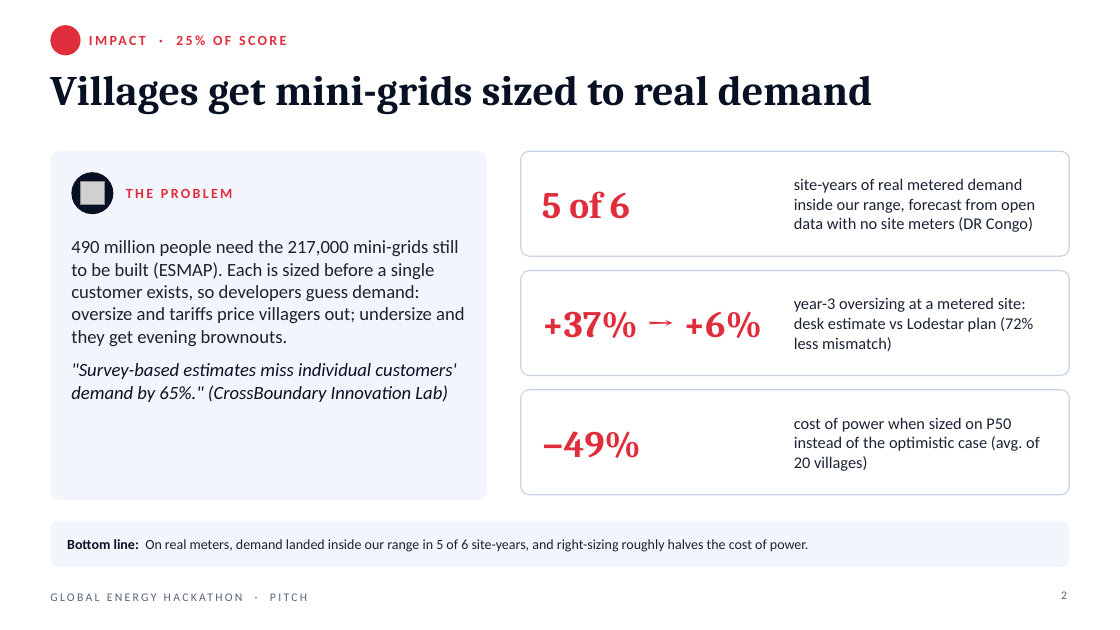
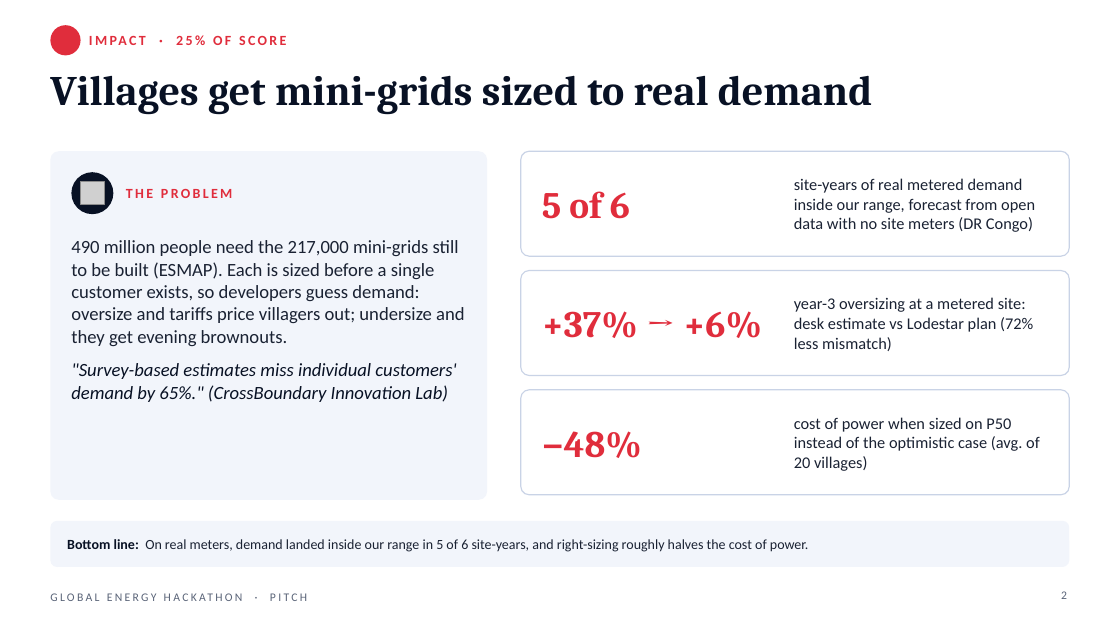
Before and after one commit to TusharTechs/lodestar, a slide deck: slide 2 of docs/Lodestar_Brief03_Pitch.pptx. Drawn at 1120x630 pixels with LibreOffice and Linux fonts; fonts in the diff are those of the drawing; grey boxes stand for pictures; background and template pictures are left out. Boxes give left, top, right and bottom in pixels: in the first picture for what was removed or moved away, otherwise in the second. Text is boxed around its words. In the diff, an @@ line names an element or a change of style, - is before the commit and + after.

Commit message:
UI polish: landing panel with proof stats and live forecast-vs-meters chart, guided paths, page kickers, softer cards, map fitted to sites with collapsible village list and compact legend, selected-site ring, overview link; align cost-of-power figure to 48% across docs

```diff
--- a/docs/Lodestar_Brief03_Pitch.pptx
+++ b/docs/Lodestar_Brief03_Pitch.pptx
@@ text at (542,431,642,458): text changed @@
-−49%
+−48%
```
Also in this commit, not shown: 11 other files.
